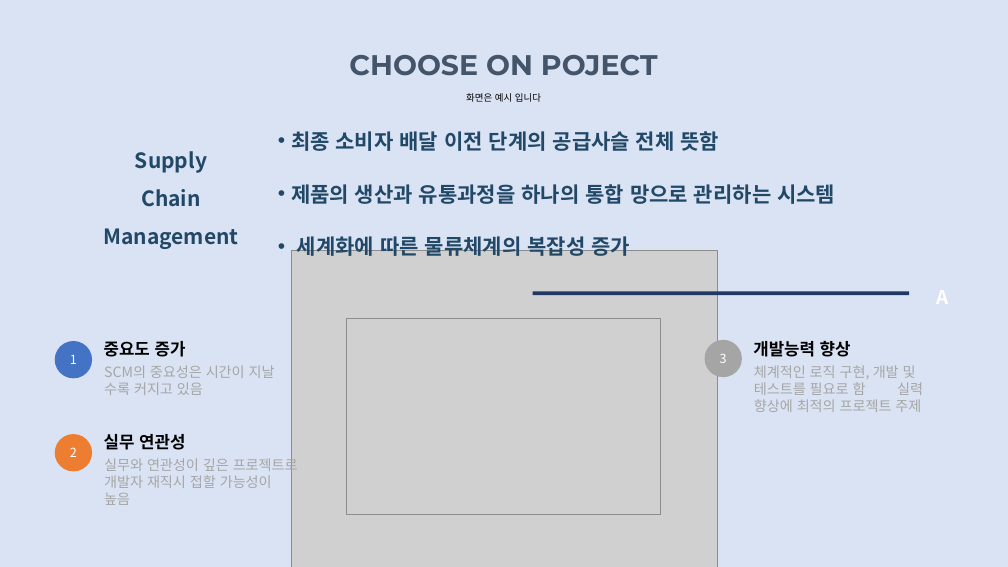
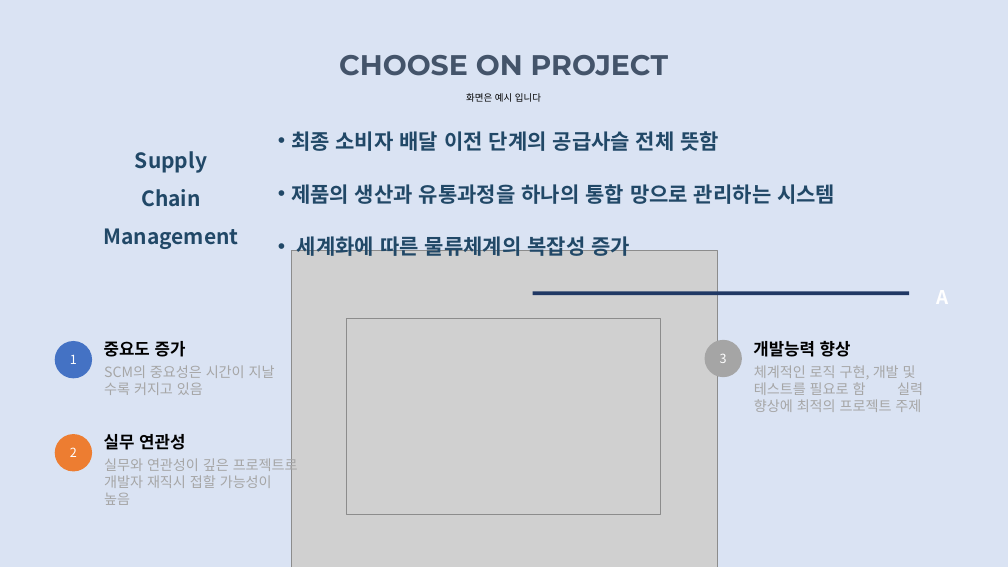
Before and after one commit to jihyun-jun/SCM, a slide deck: slide 2 of 유통관리(4팀).pptx. Drawn at 1008x567 pixels with LibreOffice and Linux fonts; fonts in the diff are those of the drawing; grey boxes stand for pictures. Boxes give left, top, right and bottom in pixels: in the first picture for what was removed or moved away, otherwise in the second. Text is boxed around its words. In the diff, an @@ line names an element or a change of style, - is before the commit and + after.

```diff
--- a/유통관리(4팀).pptx
+++ b/유통관리(4팀).pptx
@@ text at (339, 55, 668, 76): text changed @@
-CHOOSE ON POJECT
+CHOOSE ON PROJECT
```
Also in this commit, not shown: 2 other slides changed.
